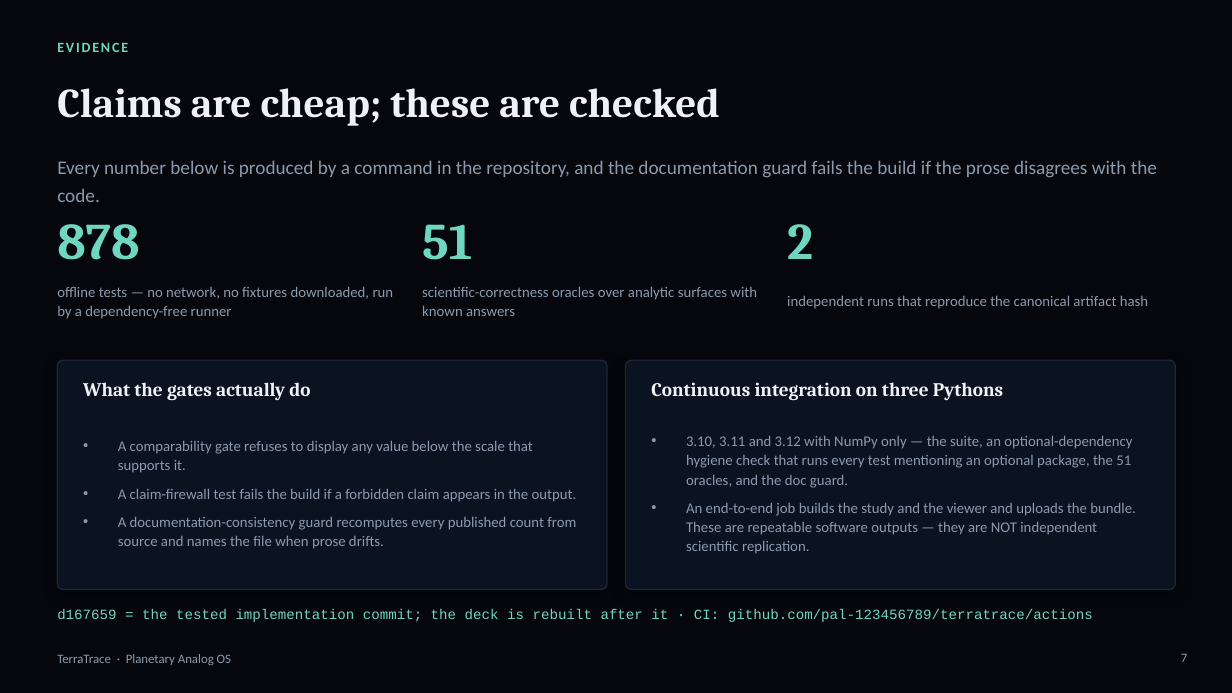
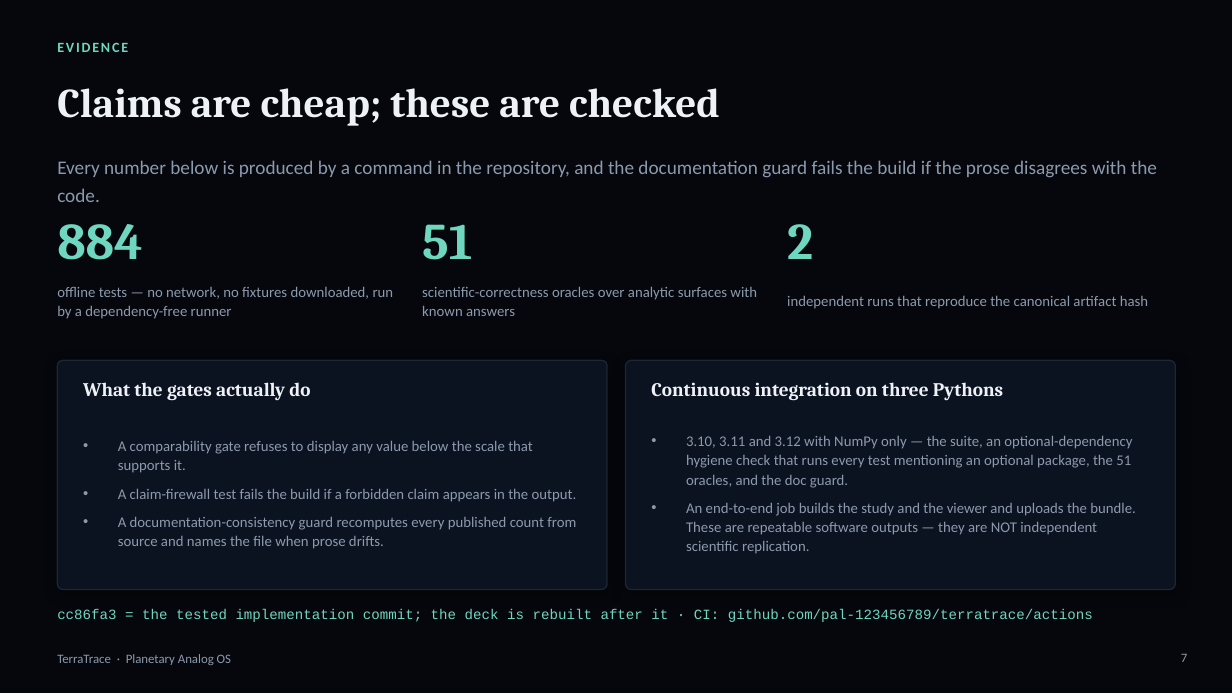
Before and after one commit to pal-123456789/terratrace, a slide deck: slide 7 of TerraTrace-deck.pptx. Drawn at 1232x693 pixels with LibreOffice and Linux fonts; fonts in the diff are those of the drawing. Boxes give left, top, right and bottom in pixels: in the first picture for what was removed or moved away, otherwise in the second. Text is boxed around its words. In the diff, an @@ line names an element or a change of style, - is before the commit and + after.

Commit message:
build(deck): both decks rebuilt on cc86fa3, and a PDF for the submission deck
Neither deck carries a number that no longer matches the code: the technical deck was
rebuilt after the count commit so its footer names the commit it was tested against
(cc86fa3, read from git at build time rather than typed), and the submission deck now
ships as a PDF beside its .pptx.

The 7-slide submission deck is a separate document from the 10-slide technical deck, as
the challenge asks: it presents the same measured result without the method detail the
technical deck carries.

```diff
--- a/TerraTrace-deck.pptx
+++ b/TerraTrace-deck.pptx
@@ text at [57, 224, 142, 260]: text changed @@
-878
+884
@@ text at [57, 608, 1093, 622]: text changed @@
-d167659 = the tested implementation commit; the deck is rebuilt after it · CI: github.com/pal-123456789/terratrace/actions
+cc86fa3 = the tested implementation commit; the deck is rebuilt after it · CI: github.com/pal-123456789/terratrace/actions
```
Also in this commit, not shown: 3 other files.
